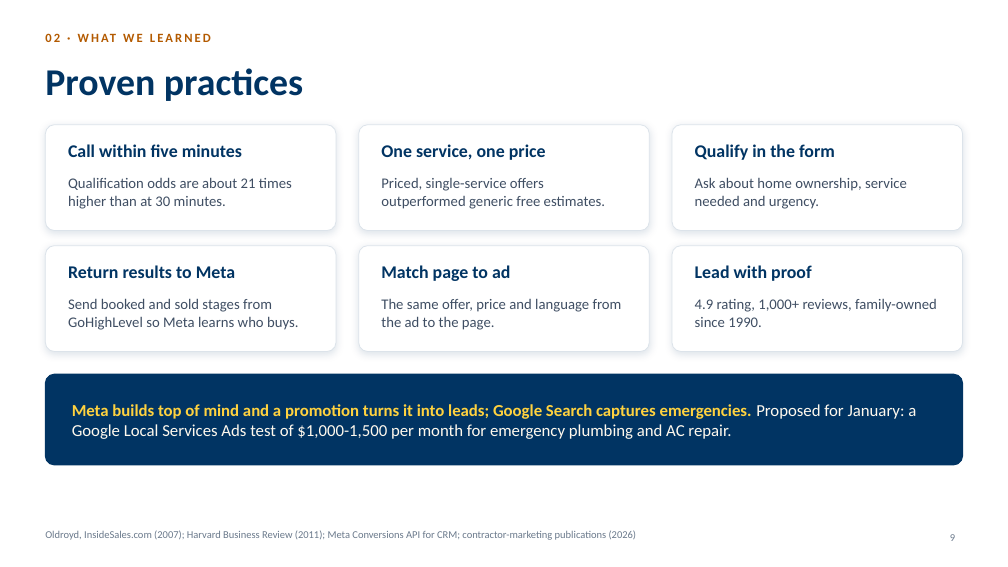
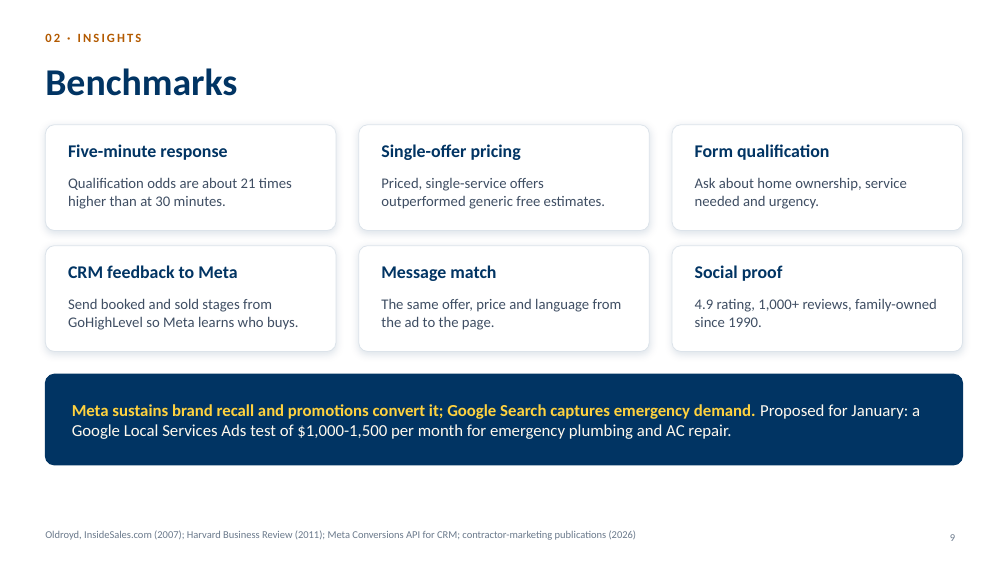
Before and after one commit to manlizard-sys/MetaADS2026, a slide deck: slide 9 of sunny_bliss/build/presentation/Sunny_Bliss_Meta_Plan_Nov-Dec_2026.pptx. Drawn at 1008x567 pixels with LibreOffice and Linux fonts; fonts in the diff are those of the drawing; background and template pictures are left out. Boxes give left, top, right and bottom in pixels: in the first picture for what was removed or moved away, otherwise in the second. Text is boxed around its words. In the diff, an @@ line names an element or a change of style, - is before the commit and + after.

```diff
--- a/sunny_bliss/build/presentation/Sunny_Bliss_Meta_Plan_Nov-Dec_2026.pptx
+++ b/sunny_bliss/build/presentation/Sunny_Bliss_Meta_Plan_Nov-Dec_2026.pptx
@@ text at [45, 33, 142, 42]: text changed @@
-02 · WHAT WE LEARNED
+02 · INSIGHTS
@@ text at [45, 68, 237, 96]: text changed @@
-Proven practices
+Benchmarks
@@ text at [68, 144, 227, 160]: text changed @@
-Call within five minutes
+Five-minute response
@@ text at [381, 144, 521, 160]: text changed @@
-One service, one price
+Single-offer pricing
@@ text at [695, 144, 829, 160]: text changed @@
-Qualify in the form
+Form qualification
@@ text at [68, 265, 237, 278]: text changed @@
-Return results to Meta
+CRM feedback to Meta
@@ text at [381, 265, 496, 281]: text changed @@
-Match page to ad
+Message match
@@ text at [695, 265, 783, 281]: text changed @@
-Lead with proof
+Social proof
@@ text at [72, 404, 920, 439]: text changed @@
-Meta builds top of mind and a promotion turns it into leads; Google Search captures emergencies. Proposed for January: a Google Local Services Ads test of $1,000-1,500 per month for emergency plumbing and AC repair.
+Meta sustains brand recall and promotions convert it; Google Search captures emergency demand. Proposed for January: a Google Local Services Ads test of $1,000-1,500 per month for emergency plumbing and AC repair.
```
Also in this commit, not shown: 15 other slides changed, 1 other file.
